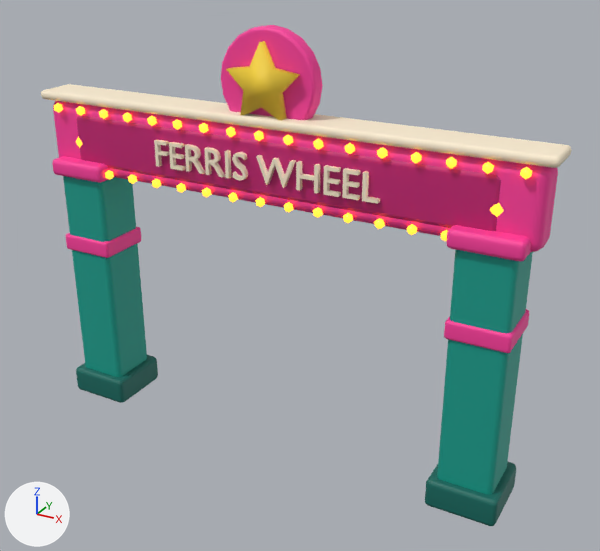
The glTF model art/models/gate_ride.glb, before and after one commit.
Before and after are seen from a 50 mm lens placed at (6.42, -10.77, 8.6), pointed at (0.46, 0.07, 3.18). Lighting does not change. The marker at lower left points along +X, +Y and +Z. The picture after the commit comes second. Vertices at exactly the same position are counted once.

The scene before the commit, as lines of its bpy script (objects in view):
```python
me_gate = bpy.data.meshes.new('Gate')
me_gate.from_pydata(...)  # 2584 vertices, 4760 faces; spans x -4.4..4.4, y -0.57..0.57, z 0.0..7.07
# faces by material slot: [376, 216, 856, 1696, 108, 1436, 72]
me_gate.materials.append(mat_teal)  # cyan #0e9f8e
me_gate.materials.append(mat_tealdark)  # dark cyan #0a6a60
me_gate.materials.append(mat_pink)  # pink #ff3f9f
me_gate.materials.append(mat_bulbamber)  # orange #ffb030, glowing orange #ffb030
me_gate.materials.append(mat_pinkdark)  # pink #c41f74
me_gate.materials.append(mat_cream)  # beige #fff0d4
me_gate.materials.append(mat_yellow)  # yellow #ffd93b
ob_gate = bpy.data.objects.new('Gate', me_gate)
ob_gate.location = (0.0, 0.0, 0.0)
```
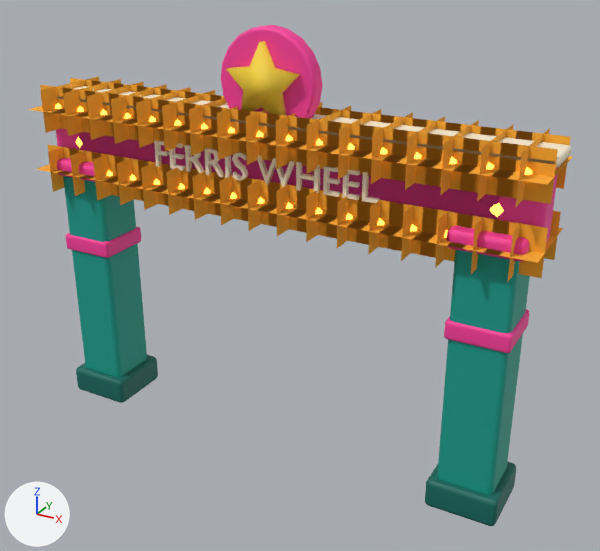
Diff of the bpy script that builds the scene:
```diff
--- a/art/models/gate_ride.glb.py
+++ b/art/models/gate_ride.glb.py
@@ mat_bulbhalo @@
+mat_bulbhalo = principled_material('BulbHalo')
+mat_bulbhalo.base_color = (1.0, 0.434, 0.0296)  # orange #ffb030
+mat_bulbhalo.roughness = 1.0
@@ me_gate @@
 # used by ob_gate; location = (0.0, 0.0, 0.0)
-me_gate.from_pydata(...)  # 2584 vertices, 4760 faces; spans x -4.4..4.4, y -0.57..0.57, z 0.0..7.07
+me_gate.from_pydata(...)  # 3400 vertices, 5168 faces; spans x -4.4..4.4, y -0.72..0.72, z 0.0..7.07
+# me_gate part 1: 816 vertices added at x -4.36..4.36, y -0.72..0.72, z 4.12..5.88
 me_gate.materials.append(mat_teal)
@@ me_gate @@
 me_gate.materials.append(mat_yellow)
+me_gate.materials.append(mat_bulbhalo)  # orange #ffb030
```

What differs and where, as boxes [x1, y1, x2, y2] in the pictures (600 x 551 px):
'Gate', reshaped
    before: [41, 25, 571, 526]
    after: [28, 25, 572, 526]
part 1 of me_gate, added (orange)
    after: [28, 77, 572, 283]
